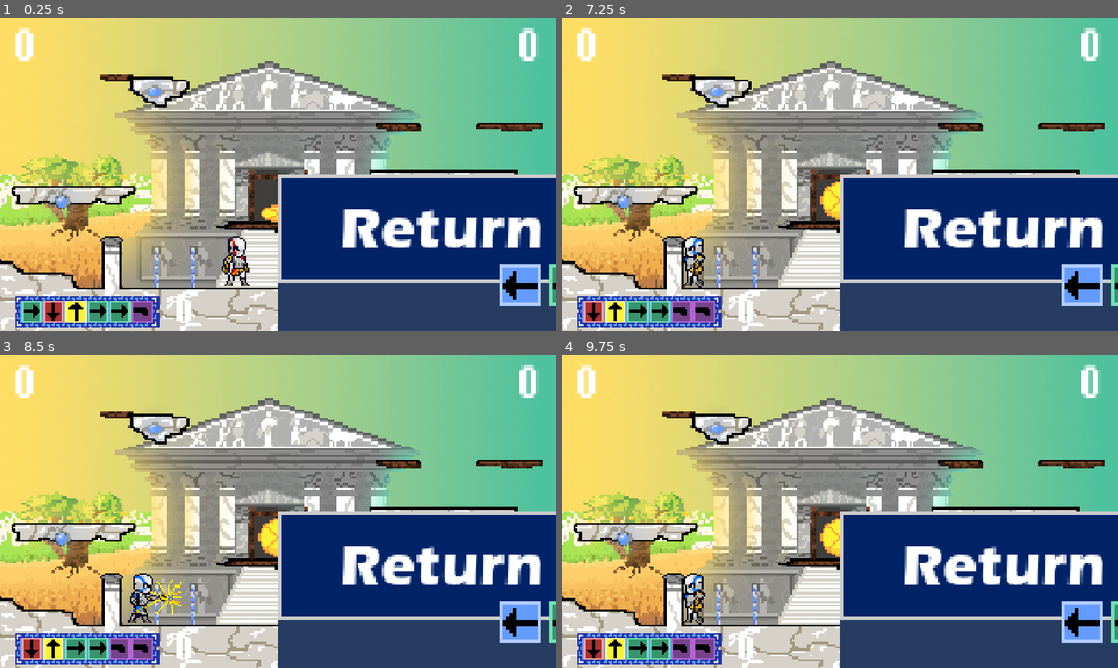
Above: before the commit, frames 1-4 (two rows, left to right).
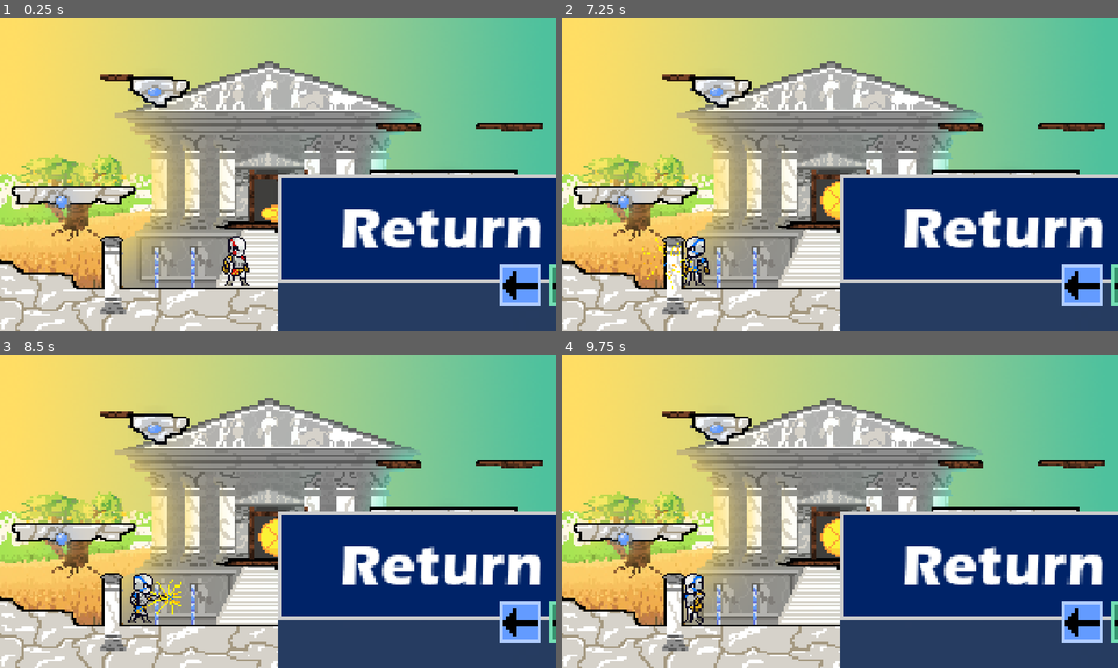
Above: after the commit, the same moments.

Repository: Luciferui/tldr
Game: Godot game, scene res://Scenes/game_state.tscn
Two runs of this game, one before a commit and one after it. Both use one fixed random seed, a clock stepped at 60 frames per second and the inputs below. This scene is started directly instead of the project's main scene.
Inputs:
- Up to frame 1 (0.25 s): no input
- Up to frame 2 (7.25 s): hold D (p1_right) 0.53-2.03 s; tap Keypad 1 (p2_light) at 0.6, 1.55, 2.3, 3.05, 3.8, 4.55, 5.3, 6.05, 6.8 s; tap Space (jump) at 0.77, 1.52, 2, 3.02, 3.77, 4.52, 6.02, 6.77 s; tap Enter at 1.25 s; tap Shift (p1_dodge) at 1.35 s; hold Left (left) 2.03-2.78 s; tap T (p1_endcombo) at 2.1 s; hold D (p1_right) 2.78-4.28 s; tap G (p1_heavy) at 2.85 s; tap F (p1_light) at 3.6 s; hold Left (left) 4.28-5.03 s; tap H (p1_spell) at 4.35 s; hold D (p1_right) 5.03-5.78 s; tap Down (p2_down) at 5.1 s; hold Left (left) from 5.78 s (still down); tap Keypad 5 (p2_endcombo) at 5.85 s; tap Keypad 2 (p2_heavy) at 6.6 s
- Up to frame 3 (8.5 s): release Left (left) at 7.28 s; hold D (p1_right) from 7.28 s (still down); tap Keypad 1 (p2_light) at 7.35, 8.3 s; tap Space (jump) at 7.52 s; tap Enter at 8 s; tap Right (p2_right) at 8.1 s
- Up to frame 4 (9.75 s): tap Keypad 1 (p2_light) at 8.85 s; tap Space (jump) at 9.02, 9.5 s; release D (p1_right) at 9.53 s; hold Left (left) from 9.53 s (still down); tap Shift (p1_dodge) at 9.6 s

The runs differ from the first frame. In frame 1, 3.3% of the frame differs, in the area x 2-97%, y 3-99%; in frame 2, 3.8%; in frame 3, 3.3%; in frame 4, 3.3%.
Error in both runs: Invalid access of index '2' on a base object of type: 'Array'. (res://Scripts/DDR/random_ddr.gd:110)

Commit message:
Mouvement air heavy et rééquilibrage
Chgts attaques, dégâts, attack_timing, stuntime, knockback.

Diff:
--- a/Attacks/air_heavy.tres
+++ b/Attacks/air_heavy.tres
@@ -9,7 +9,11 @@
 hitbox_name = &"air_heavy"
 animation_name = &"air_heavy"
 total_frame_count = 24
+damage = 3
 attack_timing = Array[int]([6, 30])
-relative_knockback_factor = 5.0
 hit_sound = ExtResource("1_wxtrx")
+orientation_knockback = Vector2(40, 0)
+relative_knockback_factor = 10.0
+is_moving = true
+move_amplitude = 300.0
 metadata/_custom_type_script = "uid://drx73h07qa6ou"
--- a/Attacks/air_light.tres
+++ b/Attacks/air_light.tres
@@ -9,6 +9,7 @@
 hitbox_name = &"air_light"
 animation_name = &"air_light"
 total_frame_count = 30
+damage = 2
 attack_timing = Array[int]([12, 24])
 orientation_knockback = Vector2(5, 100)
 relative_knockback_factor = -5.0
--- a/Attacks/kick.tres
+++ b/Attacks/kick.tres
@@ -8,10 +8,10 @@
 attack_name = &"kick"
 hitbox_name = &"kick"
 animation_name = &"kick"
-total_frame_count = 30
-damage = 1
-hitstun = 70
-attack_timing = Array[int]([18, 19])
+total_frame_count = 42
+damage = 3
+hitstun = 30
+attack_timing = Array[int]([18, 24])
 orientation_knockback = Vector2(100, 0)
 hit_sound = ExtResource("1_wjqpv")
 metadata/_custom_type_script = "uid://drx73h07qa6ou"
--- a/Attacks/punch.tres
+++ b/Attacks/punch.tres
@@ -13,4 +13,7 @@
 hitstun = 1
 attack_timing = Array[int]([12, 13])
 hit_sound = ExtResource("1_7gnxf")
+damage = 3
+hitstun = 5
+attack_timing = Array[int]([12, 18])
 metadata/_custom_type_script = "uid://drx73h07qa6ou"
--- a/Scenes/player_1.tscn
+++ b/Scenes/player_1.tscn
@@ -342,7 +342,7 @@
 size = Vector2(35, 7)
 
 [sub_resource type="RectangleShape2D" id="RectangleShape2D_6cimj"]
-size = Vector2(39, 14.5)
+size = Vector2(38.5, 15.25)
 
 [sub_resource type="RectangleShape2D" id="RectangleShape2D_5p21k"]
 size = Vector2(34, 20)
@@ -528,7 +528,9 @@
 position = Vector2(0, 3)
 scale = Vector2(2, 2)
 sprite_frames = SubResource("SpriteFrames_ssidi")
-animation = &"air_light"
+animation = &"air_heavy"
+frame = 1
+frame_progress = 0.85609186
 
 [node name="GroundCollisionShape" type="CollisionShape2D" parent="." unique_id=1216312141]
 position = Vector2(1, 3)
@@ -548,7 +550,7 @@
 disabled = true
 
 [node name="air_heavy" type="CollisionShape2D" parent="Hitbox" unique_id=145288315]
-position = Vector2(20, 0)
+position = Vector2(11.75, 10.375)
 shape = SubResource("RectangleShape2D_6cimj")
 disabled = true
 
@@ -625,6 +627,7 @@
 script = ExtResource("38_5xydj")
 
 [node name="Ddr" type="Node2D" parent="." unique_id=1646128952 node_paths=PackedStringArray("RelatedPlayer")]
+visible = false
 top_level = true
 scale = Vector2(0.1, 0.1)
 script = ExtResource("38_h8d83")
@@ -717,11 +720,13 @@
 autoplay = "purple"
 
 [node name="RescueController" type="Node2D" parent="." unique_id=669820595 node_paths=PackedStringArray("ddr")]
+visible = false
 script = ExtResource("23_ex6al")
 ddr = NodePath("../Ddr")
 required_inputs = 5
 
 [node name="DDHealthDisplayer" type="Node2D" parent="." unique_id=482003183]
+visible = false
 top_level = true
 position = Vector2(1, 3)
 script = ExtResource("26_uotsj")
--- a/Scripts/Abstract/attack_data.gd
+++ b/Scripts/Abstract/attack_data.gd
@@ -15,3 +15,6 @@
 @export var relative_knockback_factor: float = 0
 ##facteur de knockback sur l'axe entre les hitbox
 @export var hit_sound: AudioStream
+
+@export var is_moving: bool = false
+@export var move_amplitude : float = 0
--- a/Scripts/DDR/random_ddr.gd
+++ b/Scripts/DDR/random_ddr.gd
@@ -141,7 +141,6 @@
 
 	for i in range(3):
 		display_hold_spell(i, i==player_spell_id)
-		print(i, "  ", i == player_spell_id)
 
 
 func display_hold_spell(player_spell_id : int, state: bool) -> void:
--- a/Scripts/Player/PlayerStates/AttackStates/player_attack_state.gd
+++ b/Scripts/Player/PlayerStates/AttackStates/player_attack_state.gd
@@ -39,7 +39,10 @@
 	attack_finished = false
 	player.sprite.play(currentAttack.animation_name)
 	player.sprite.flip_h = sprite_flip
-	player.velocity.x = 0
+	if currentAttack.is_moving:
+		player.velocity.x = (-1 if sprite_flip else 1)*currentAttack.move_amplitude
+	else:
+		player.velocity.x = 0
 
 	if hitbox:
 		if sprite_flip:
@@ -68,7 +71,9 @@
 
 func process_physics(delta: float) -> State:
 	super.process_physics(delta)
-	if not player.is_on_floor():
+	if currentAttack.is_moving:
+		player.velocity.x = 0.97*player.velocity.x
+	elif not player.is_on_floor():
 		var dir = get_movement_direction()
 		player.velocity.x = air_attack_move_speed * dir
 	else:
--- a/Scripts/Player/PlayerStates/player_dodge_state.gd
+++ b/Scripts/Player/PlayerStates/player_dodge_state.gd
@@ -25,7 +25,7 @@
 
 func process_physics(delta: float) -> State:
 	super.process_physics(delta)
-	player.velocity = (((2*float(total_frame_count-frame_count)/total_frame_count)+0.5)**2)*dir*dodge_force
+	player.velocity = (((1.5*float(total_frame_count-frame_count)/total_frame_count)+0.5)**2)*dir*dodge_force
 	if frame_count >= total_frame_count:
 		frame_count = 0
 		if player.is_on_floor():
--- a/Scripts/Spells/spell_launcher.gd
+++ b/Scripts/Spells/spell_launcher.gd
@@ -94,6 +94,6 @@
 	add_child(meteorites)  # d'abord dans l'arbre, ensuite setup()
 	meteorites.setup(player.opponent.global_position.x, player)
 
-func process_physics(delta: float) -> void:
+func process_physics(_delta: float) -> void:
 	for child in self.get_children():
 		child.process_physics()
--- a/Scripts/death_gong.gd
+++ b/Scripts/death_gong.gd
@@ -11,7 +11,7 @@
 	pass
 
 # Called every frame. 'delta' is the elapsed time since the previous frame.
-func _process(delta: float) -> void:
+func _process(_delta: float) -> void:
 	if is_p1_activated:
 		if Input.is_action_just_pressed("p1_light"):
 			Player2.get_node("RescueController").begin_rescue()
@@ -21,7 +21,7 @@
 		if Input.is_action_just_pressed("p2_light"):
 			Player1.get_node("RescueController").begin_rescue()
 			is_p2_activated = false
-			reset_gong
+			reset_gong()
 
 func _on_body_entered(area: Node2D) -> void:
 	if area == Player1:
--- a/Scripts/game_over.gd
+++ b/Scripts/game_over.gd
@@ -12,5 +12,5 @@
 	if Input.is_action_just_pressed("p1_heavy"):
 		get_tree().change_scene_to_file("res://Scenes/spell_select_menu.tscn")
 # Called every frame. 'delta' is the elapsed time since the previous frame.
-func _process(delta: float) -> void:
+func _process(_delta: float) -> void:
 	_back_to_menus()
--- a/Spells/teleport/teleport_fx.tscn
+++ b/Spells/teleport/teleport_fx.tscn
@@ -6,3 +6,15 @@
 script = ExtResource("1_l6i0s")
 
 [node name="Particles" type="CPUParticles2D" parent="." unique_id=200494525]
+position = Vector2(0, -1)
+amount = 20
+lifetime = 2.0
+preprocess = 1.44
+explosiveness = 1.0
+fixed_fps = 60
+fract_delta = false
+gravity = Vector2(0, 100)
+angular_velocity_min = -46.45
+angular_velocity_max = 74.32
+orbit_velocity_min = -5.0
+orbit_velocity_max = 5.0
--- a/rescue_controller.gd
+++ b/rescue_controller.gd
@@ -43,7 +43,6 @@
 	if Time.get_ticks_msec() >= deadline_ms:
 		_fail()
 		return
-	print(ddr.total_input, "   ", required_inputs)
 	if ddr.total_input >= required_inputs:
 		rescue_active = false
 		player.ddhealth = floori(player.ddhealth / 2.0)
